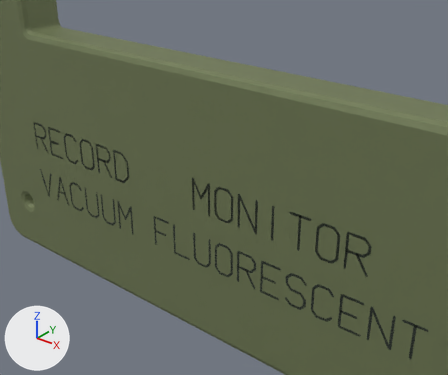
The glTF model public/assets/items/faceplate-olive.glb as it was, and as the next commit left it.
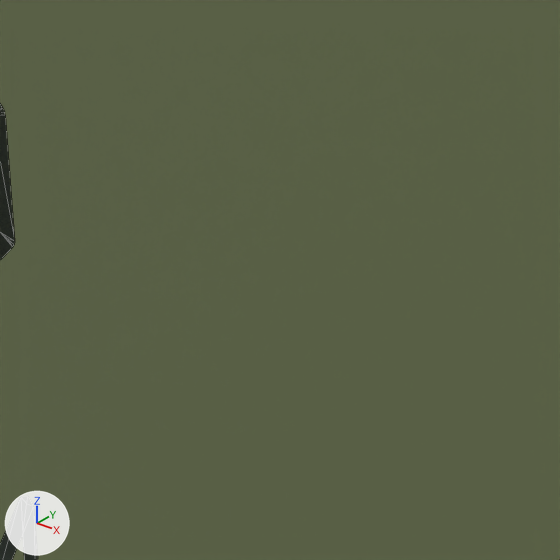
Old and new are each drawn from a 50 mm lens placed at (-0.5743, -0.3758, 0.3812), pointed at (-0.8846, 0.012, 0.1407) and again close up on the part from 29% to 43% of the width and 40% to 57% of the height. The lights are fixed; the arrows at lower left show +X, +Y and +Z. The older version's two pictures come first. The close-ups show mesh edges as thin lines. Where no turn or scale is listed for an object, it has been applied to the vertices. Vertices at exactly the same position are counted once.

In view in the first close-up: 'continuous-etched-lettering.003', 'continuous-etched-lettering.004', 'replacement-faceplate-with-eight-real-apertures'.
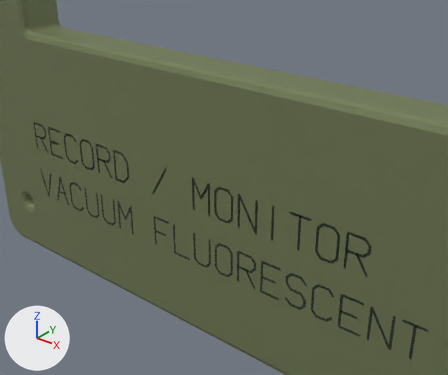
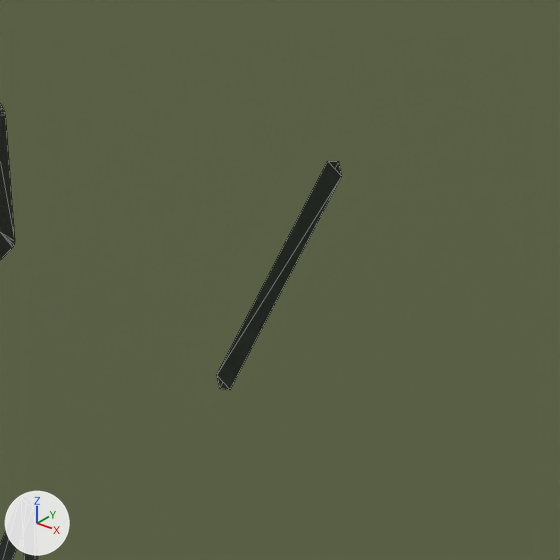
Patch to the scene script:
```diff
--- a/public/assets/items/faceplate-olive.glb.py
+++ b/public/assets/items/faceplate-olive.glb.py
@@ me_continuous_etched_lettering_003 @@
 # used by ob_continuous_etched_lettering_003; location = (-1.11, -0.022, 0.131)
-me_continuous_etched_lettering_003.from_pydata(...)  # 402 vertices, 432 faces; spans x -0.001..0.384, y 0.0, z -0.001..0.03
+me_continuous_etched_lettering_003.from_pydata(...)  # 410 vertices, 438 faces; spans x -0.001..0.384, y 0.0, z -0.001..0.03
+# me_continuous_etched_lettering_003 part 1: the loose piece of 8 vertices spanning x 0.3..0.302, y 0.0, z -0.001..0.03 is copied, and the copy is turned 31 degrees about the y axis through its middle and scaled by 1.16, then moved by (-0.122, 0.0, 0.0); it spans x 0.17..0.189, y 0.0, z -0.001..0.03
 me_continuous_etched_lettering_003.materials.append(mat_darkink)
```

Boxes (x1, y1, x2, y2) around the edits, measured in the close-ups (560 x 560 px):
'continuous-etched-lettering.003', reshaped: before (0, 104, 15, 260); after (0, 104, 342, 390)
part 1 of me_continuous_etched_lettering_003, added: after (217, 161, 342, 390)
